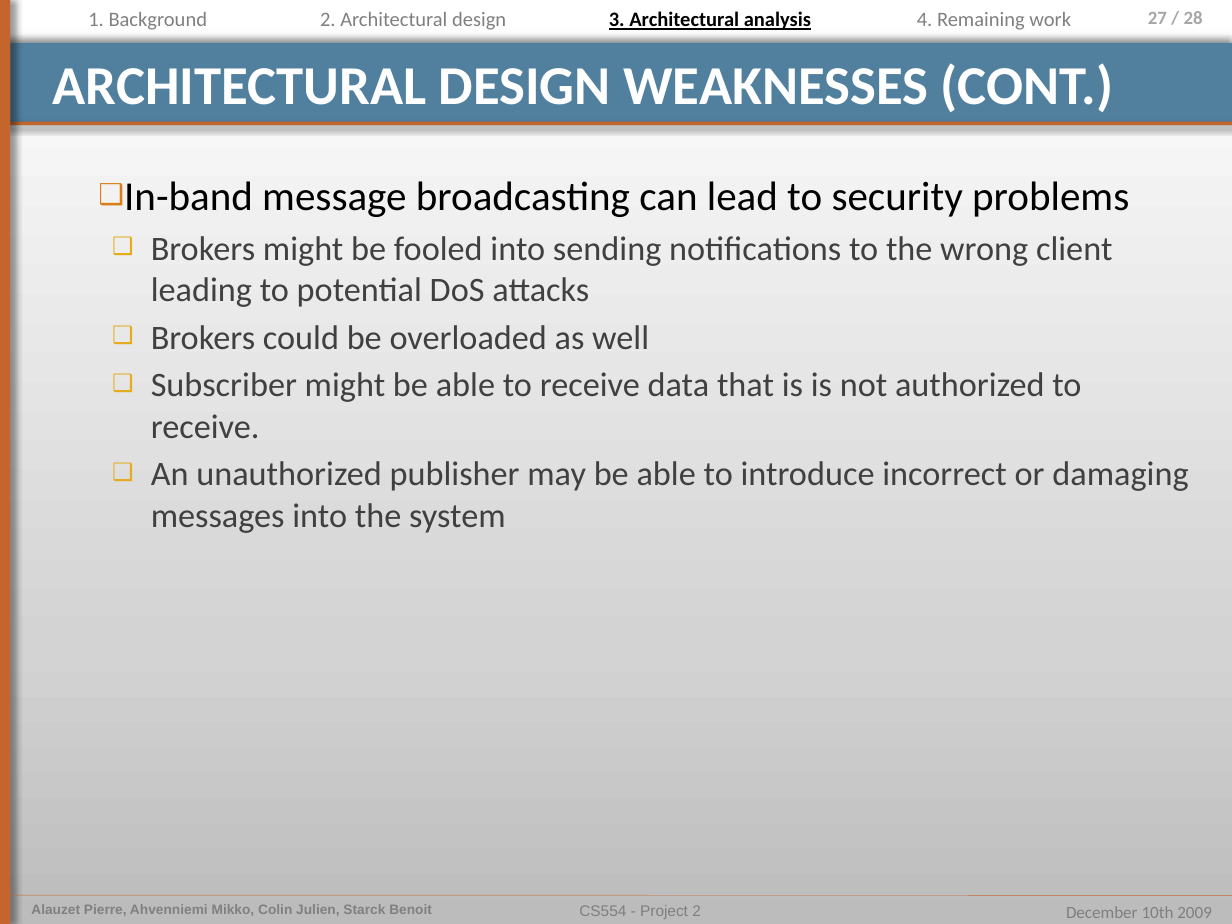
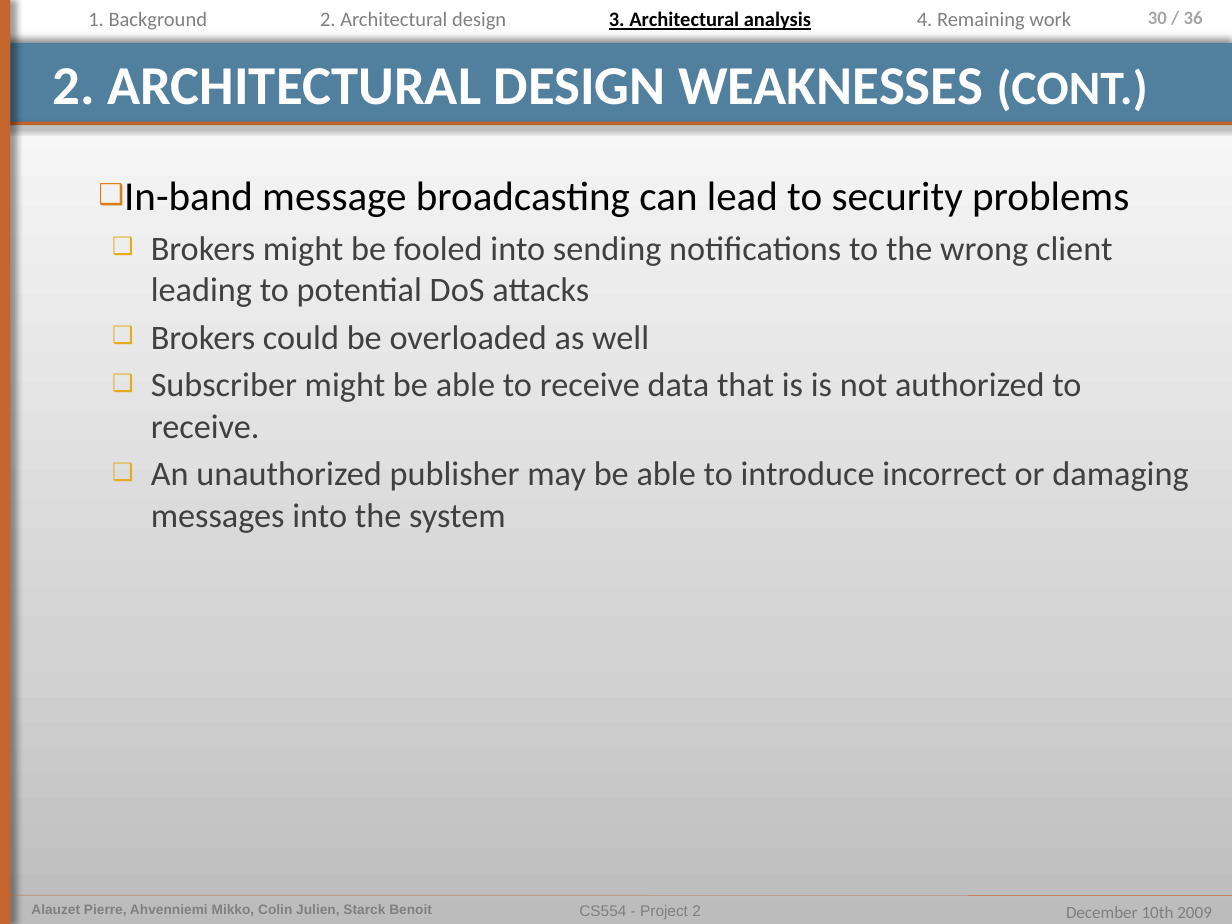
Before and after one commit to pierrealauzet/euroteam, a slide deck: slide 30 of Project 2/PartFinal/CS554_EuroTeam_Project2_Final_pierre.pptx (slide 27 before the commit). Drawn at 1232x924 pixels with LibreOffice and Linux fonts; fonts in the diff are those of the drawing. Boxes give left, top, right and bottom in pixels: in the first picture for what was removed or moved away, otherwise in the second. Text is boxed around its words. In the diff, an @@ line names an element or a change of style, - is before the commit and + after.

```diff
--- a/Project 2/PartFinal/CS554_EuroTeam_Project2_Final_pierre.pptx
+++ b/Project 2/PartFinal/CS554_EuroTeam_Project2_Final_pierre.pptx
@@ page number at (1148, 11, 1203, 24): text changed @@
-27 / 28
+30 / 36
@@ title at (53, 68, 1148, 111): text changed @@
-ARCHITECTURAL DESIGN WEAKNESSES (CONT.)
+2. ARCHITECTURAL DESIGN WEAKNESSES (CONT.)
```
Also in this commit, not shown: 23 other slides changed, 9 slides added, 2 slides removed.
